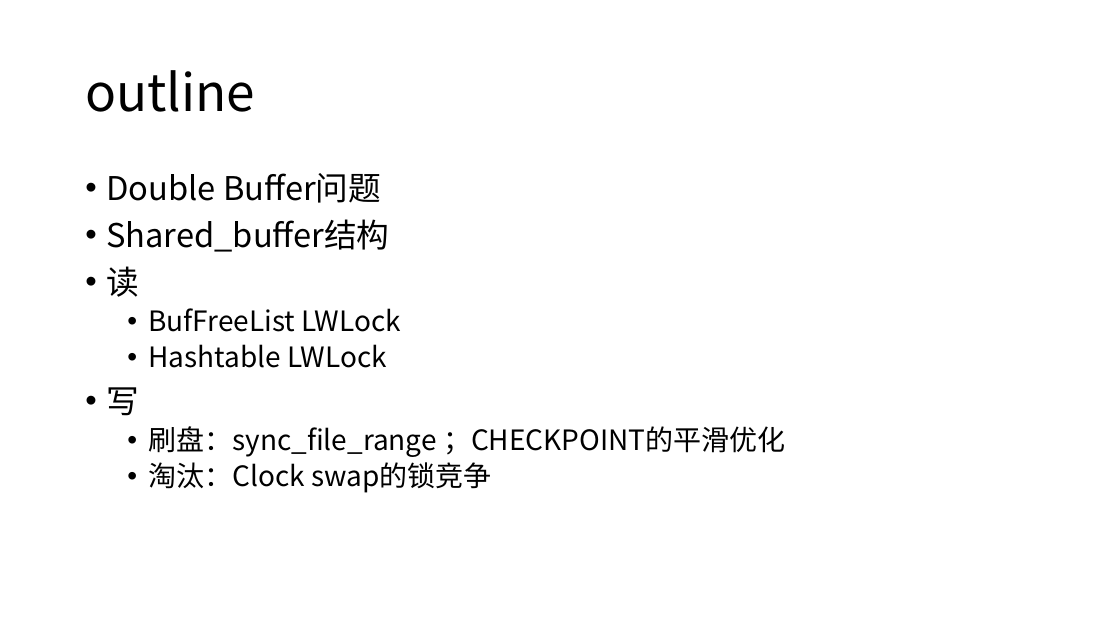
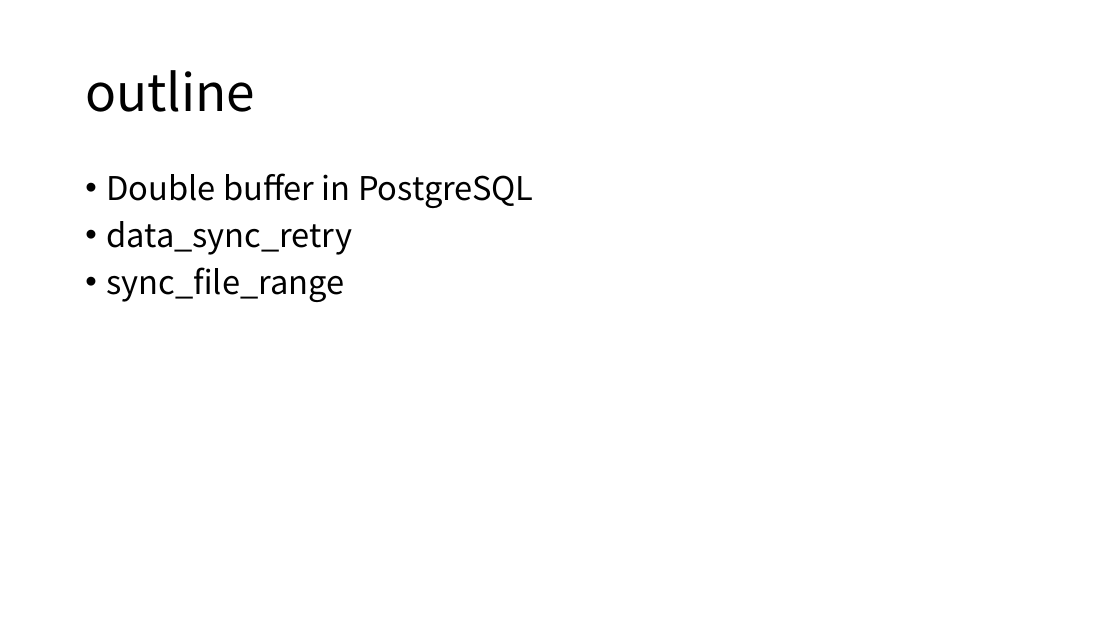
Before and after one commit to yummyliu/papers, a slide deck: slide 2 of pg-buffer.pptx. Drawn at 1120x630 pixels with LibreOffice and Linux fonts; fonts in the diff are those of the drawing. Boxes give left, top, right and bottom in pixels: in the first picture for what was removed or moved away, otherwise in the second. Text is boxed around its words. In the diff, an @@ line names an element or a change of style, - is before the commit and + after.

```diff
--- a/pg-buffer.pptx
+++ b/pg-buffer.pptx
@@ text at <box>106,173,533,302</box>: text changed; size 24 to 28 pt @@
-• Double Buffer问题
-• Shared_buffer结构
-• 读
-  • BufFreeList LWLock
-  • Hashtable LWLock
-• 写
-  • 刷盘：sync_file_range ；CHECKPOINT的平滑优化
-  • 淘汰：Clock swap的锁竞争
+• Double buffer in PostgreSQL
+• data_sync_retry
+• sync_file_range
```
Also in this commit, not shown: 1 other slide changed, 14 slides added, 5 other files.
